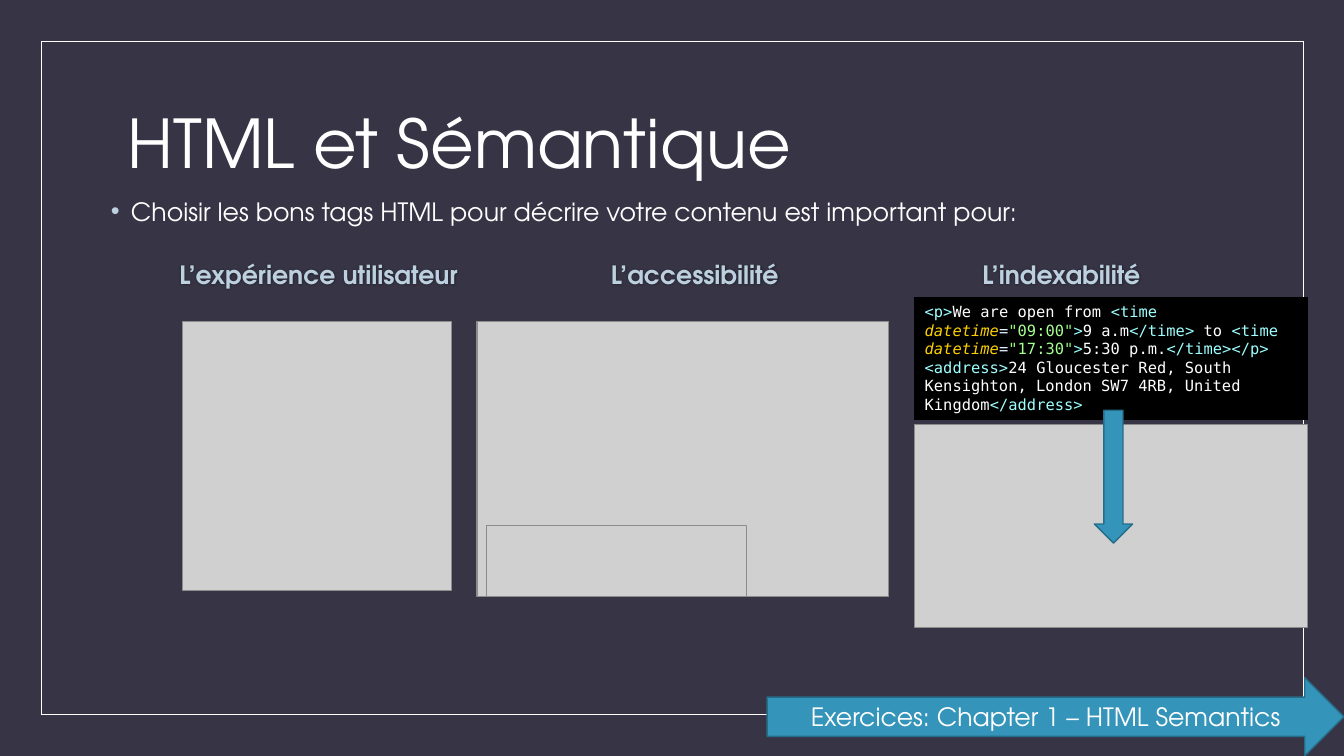
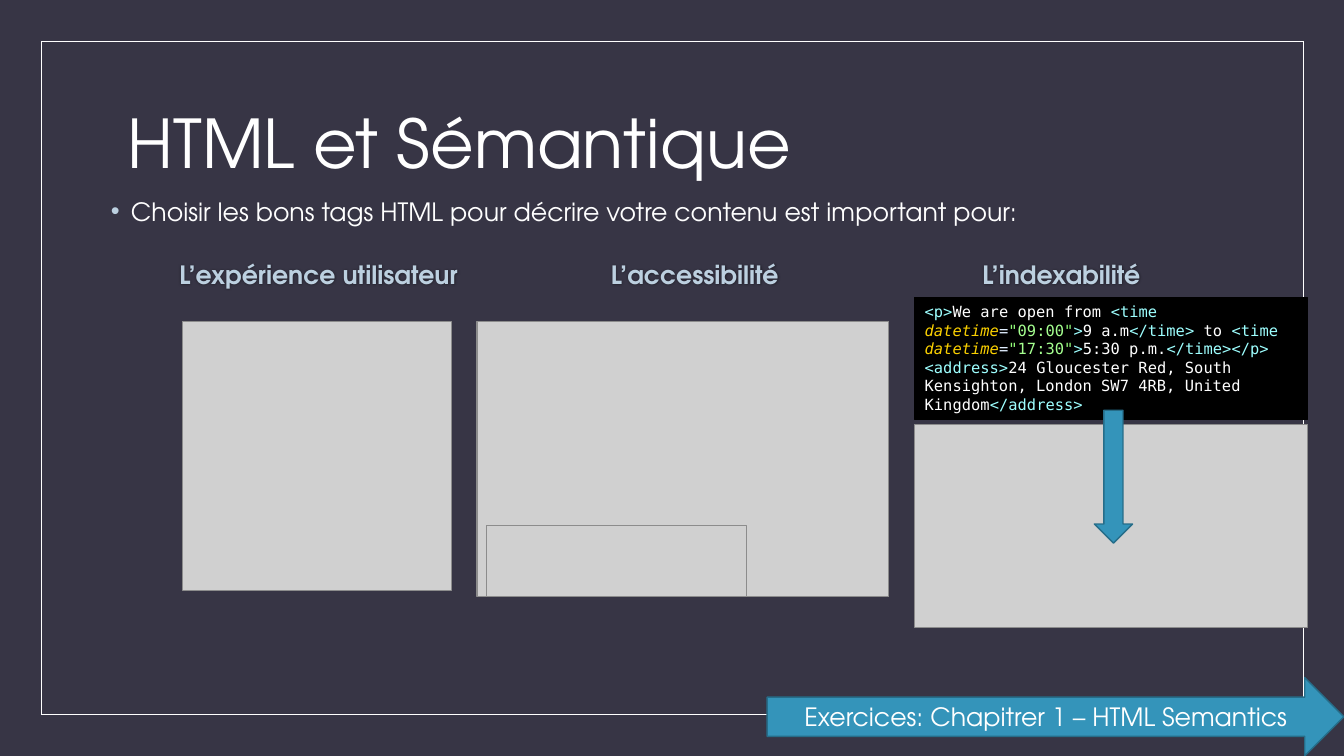
Before and after one commit to worldline/html-css-training, a slide deck: slide 5 of presenter_fr.pptx (slide 4 before the commit). Drawn at 1344x756 pixels with LibreOffice and Linux fonts; fonts in the diff are those of the drawing; grey boxes stand for pictures. Boxes give left, top, right and bottom in pixels: in the first picture for what was removed or moved away, otherwise in the second. Text is boxed around its words. In the diff, an @@ line names an element or a change of style, - is before the commit and + after.

```diff
--- a/presenter_fr.pptx
+++ b/presenter_fr.pptx
@@ text in right arrow at [804, 707, 1287, 738]: text changed @@
-Exercices: Chapter 1 – HTML Semantics
+Exercices: Chapitrer 1 – HTML Semantics
```
Also in this commit, not shown: 2 other slides changed, 4 slides added.
